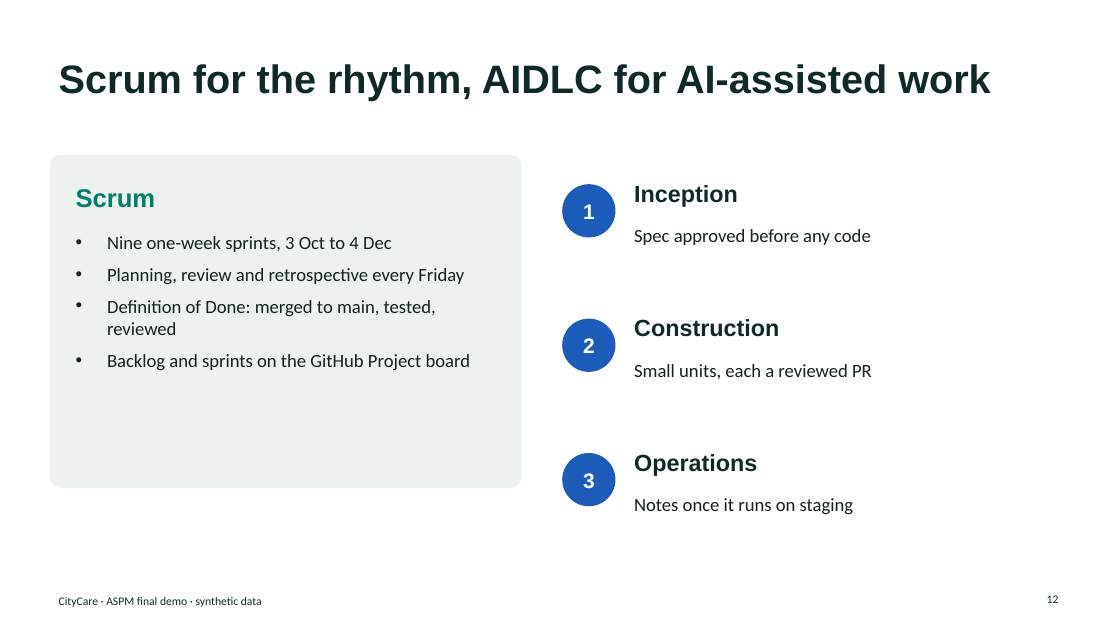
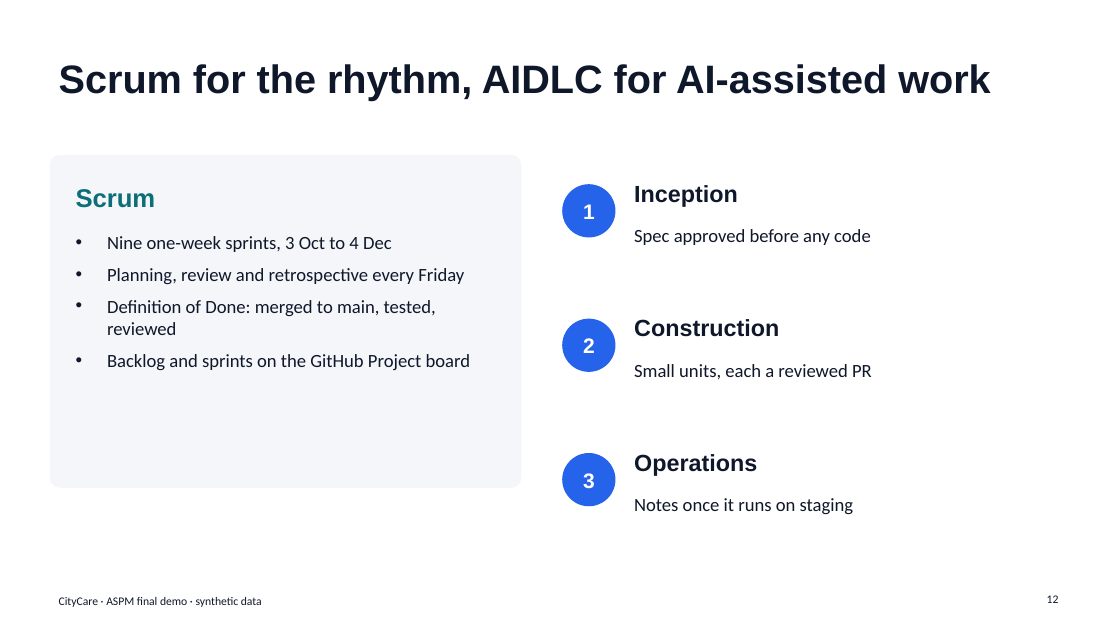
Before and after one commit to harishassan-code/hospital-care, a slide deck: slide 12 of docs/deliverables/final/final-presentation.pptx. Drawn at 1120x630 pixels with LibreOffice and Linux fonts; fonts in the diff are those of the drawing. Boxes give left, top, right and bottom in pixels: in the first picture for what was removed or moved away, otherwise in the second. Text is boxed around its words. In the diff, an @@ line names an element or a change of style, - is before the commit and + after.

```diff
--- a/docs/deliverables/final/final-presentation.pptx
+++ b/docs/deliverables/final/final-presentation.pptx
@@ rounded rectangle at bbox=[50, 155, 521, 487]: fill #EDF2EE to #F4F6F9; outline #EDF2EE 1 pt to #F4F6F9 1 pt @@
@@ text "Scrum" at bbox=[76, 189, 156, 208]: text colour #00806A to #0B6E79 @@
@@ fill #1C5BB8 to #2563EB; outline #1C5BB8 1 pt to #2563EB 1 pt in 3 elements at bbox=[563, 185, 615, 237], bbox=[563, 319, 615, 371], bbox=[563, 454, 615, 506] @@
@@ text colour #0F2A26 to #0F172A in 6 elements at bbox=[59, 64, 990, 101], bbox=[634, 185, 738, 207], bbox=[634, 319, 779, 337], bbox=[634, 454, 757, 476], bbox=[1047, 595, 1059, 603], bbox=[59, 597, 262, 607] @@
```
Also in this commit, not shown: 12 other slides changed, 10 other files.
